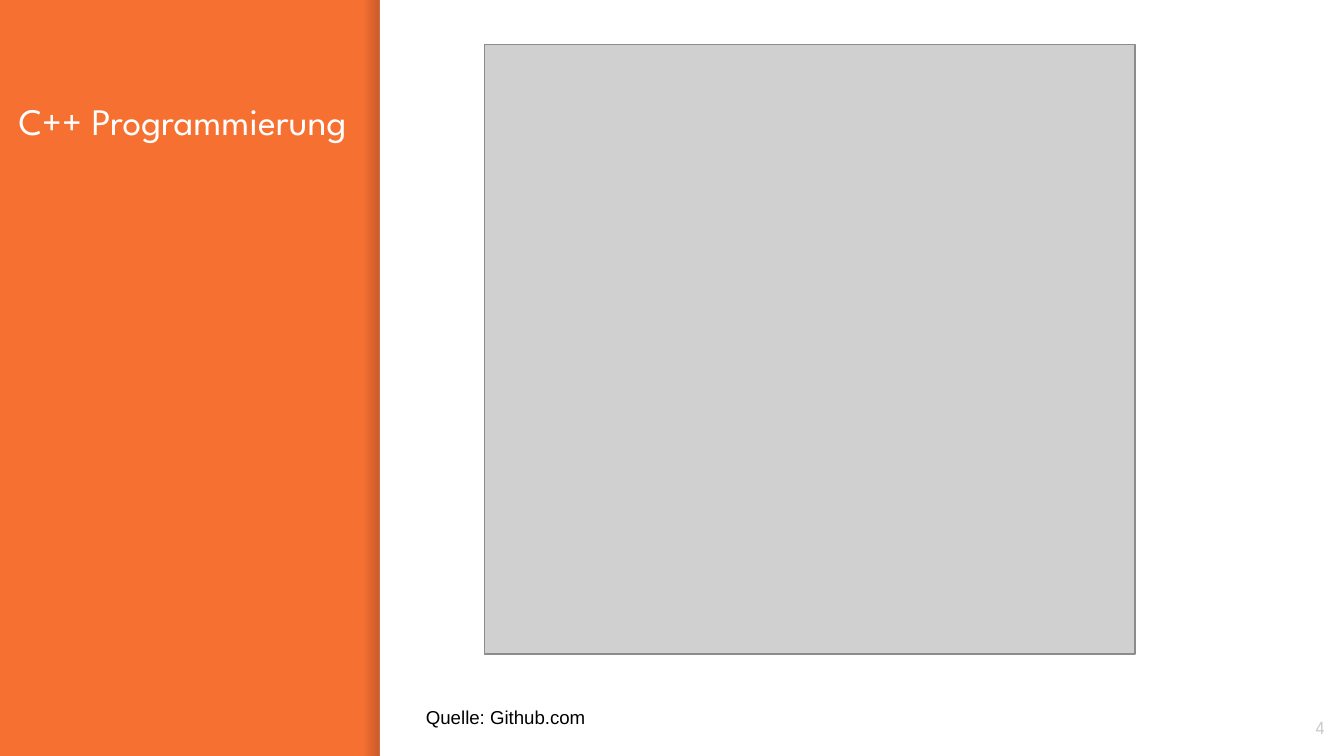
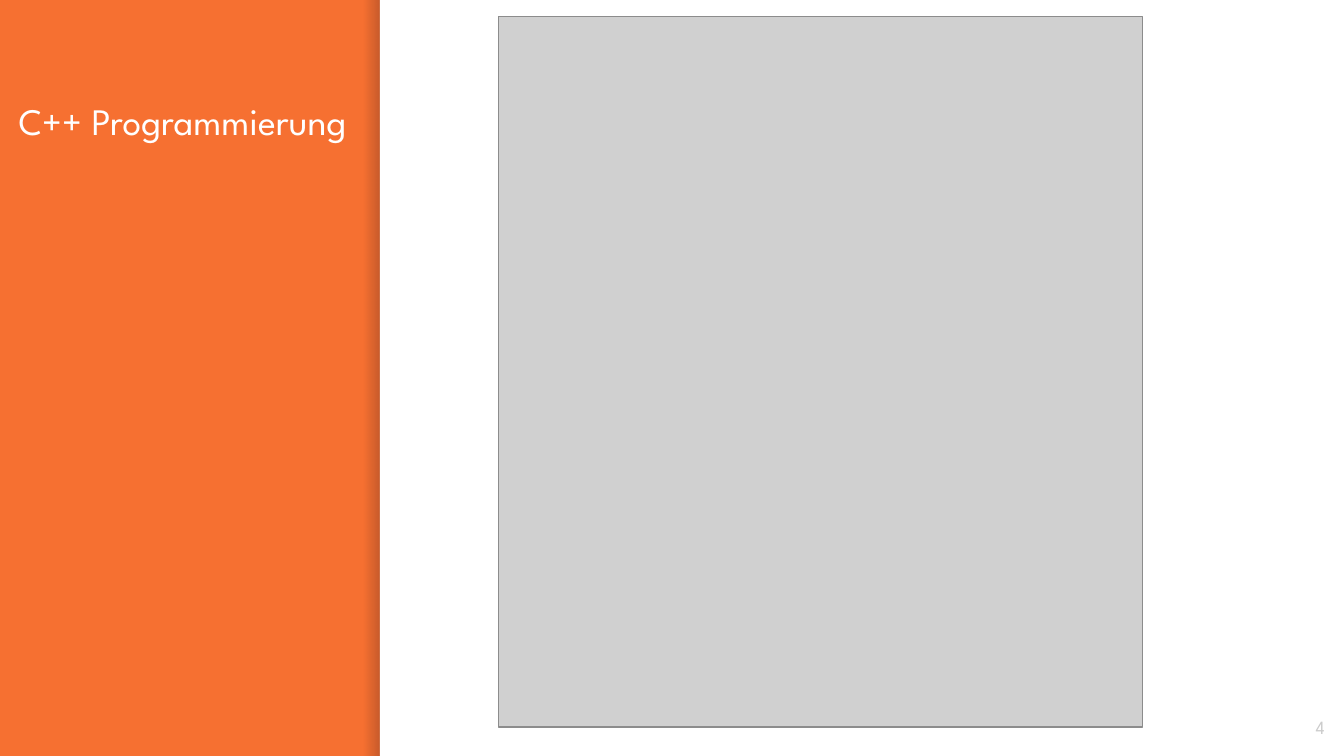
Before and after one commit to franneck94/UdemyCpp, a slide deck: slide 4 of lectures/WhatIsCpp.pptx. Drawn at 1344x756 pixels with LibreOffice and Linux fonts; fonts in the diff are those of the drawing; grey boxes stand for pictures. Boxes give left, top, right and bottom in pixels: in the first picture for what was removed or moved away, otherwise in the second. Text is boxed around its words. In the diff, an @@ line names an element or a change of style, - is before the commit and + after.

```diff
--- a/lectures/WhatIsCpp.pptx
+++ b/lectures/WhatIsCpp.pptx
@@ picture: place and size @@
-picture at bbox=[485, 44, 1136, 655]
+picture at bbox=[499, 16, 1142, 727]
@@ text removed at bbox=[426, 710, 585, 728] @@
-Quelle: Github.com
```
Also in this commit, not shown: 1 other file.
